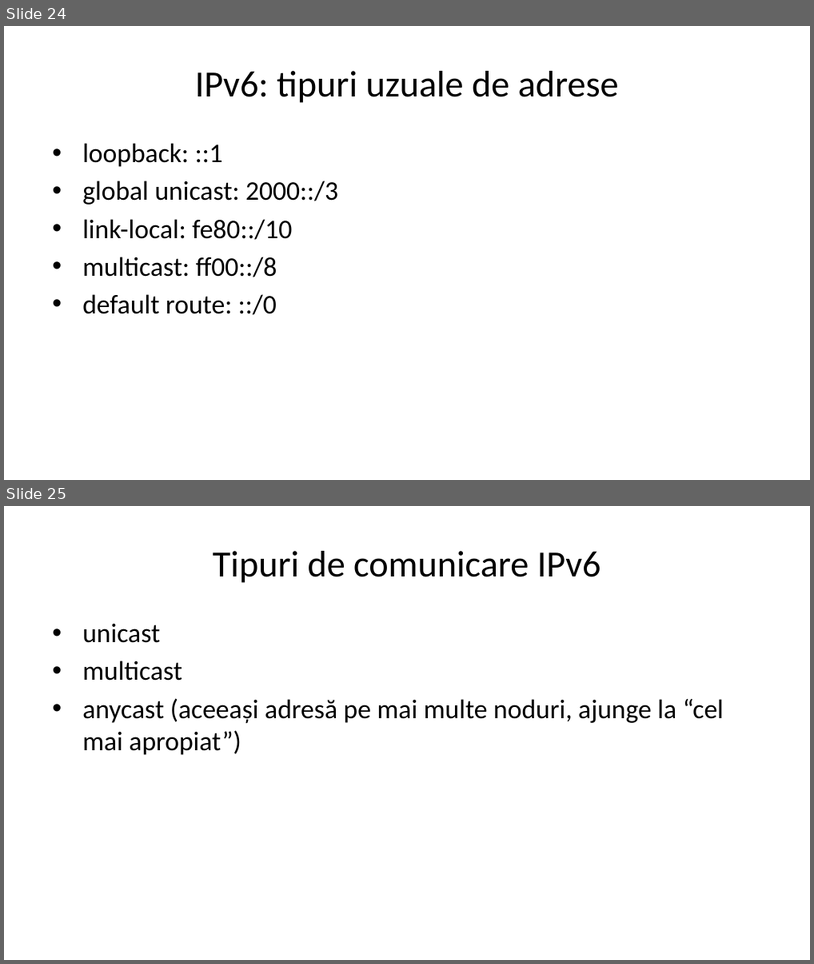
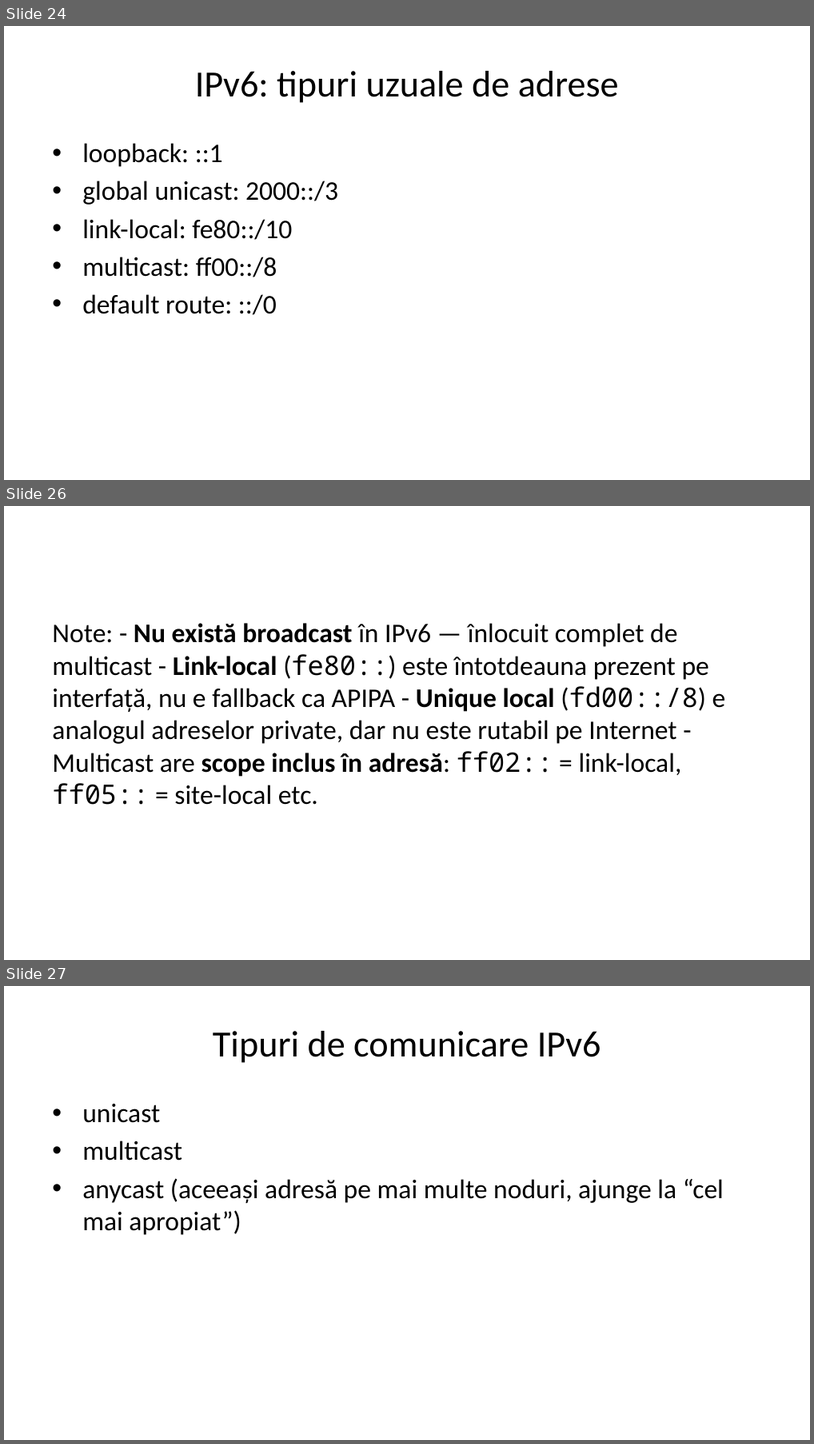
Before and after one commit to hypothetical-andrei/compnet-live-2026, a slide deck: c5/c5-nivelul-retea-adresare.pptx. Shown one above the other, each under a label of ours: slides 24 and 25 before the commit, slides 24, 26 and 27 after it; the slides between them are not shown. The pictures are 814x964 and 814x1444 pixels, drawn with LibreOffice and Linux fonts; fonts in the diff are those of the drawing. Boxes give left, top, right and bottom in pixels: in the first picture for what was removed or moved away, otherwise in the second. Text is boxed around its words. In the diff, an @@ line names an element or a change of style, - is before the commit and + after.

```diff
--- a/c5/c5-nivelul-retea-adresare.pptx
+++ b/c5/c5-nivelul-retea-adresare.pptx
@@ slide 26 added at (4, 506, 810, 960), background #FFFFFF @@
@@ text added at (52, 623, 726, 804), 24 pt, text #000000 @@
+Note: - Nu există broadcast în IPv6 — înlocuit complet de multicast - Link-local (fe80::) este întotdeauna prezent pe interfață, nu e fallback ca APIPA - Unique local (fd00::/8) e analogul adreselor private, dar nu este rutabil pe Internet - Multicast are scope inclus în adresă: ff02:: = link-local, ff05:: = site-local etc.
@@ what was slide 25 is now slide 27 @@
```
Also in this commit, not shown: 1 slide changed, 1 other slide added, 5 other files.
